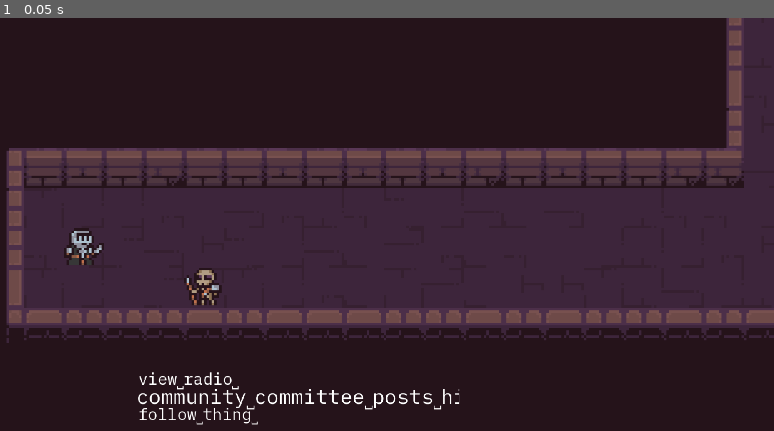
Above: before the commit, frame 1.
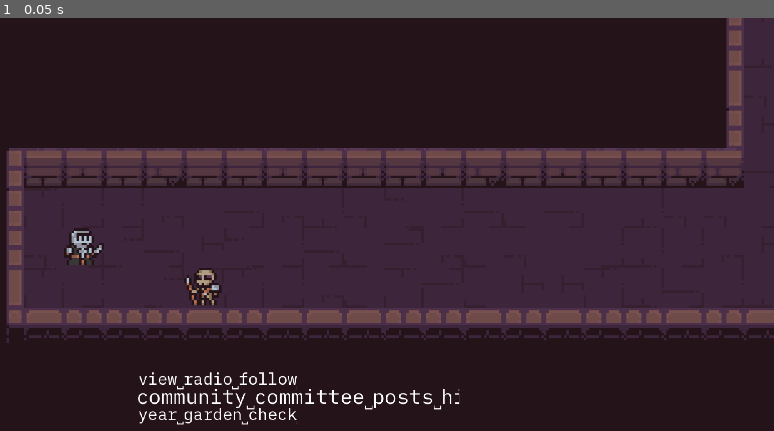
Above: after the commit, the same moment.

Repository: Ivan-Dujmic/Dungeon-Typer
Game: Godot game, scene res://Scenes/Game.tscn
Two runs of this game, one before a commit and one after it. Both use one fixed random seed, a clock stepped at 60 frames per second and the inputs below.
Inputs:
- Up to frame 1 (0.05 s): no input

The runs differ from the first frame. In frame 1, 0.3% of the frame differs, in the area x 17-39%, y 85-99%.

Commit message:
Ctrl+Backspace, fixed enemy texture randomization, special word chance initialization

Diff:
--- /dev/null
+++ b/Scenes/EnemyGenerator.tscn
@@ -0,0 +1,6 @@
+[gd_scene load_steps=2 format=3 uid="uid://paxjg7vp5m3i"]
+
+[ext_resource type="Script" uid="uid://coymtd8ikc2n" path="res://Scripts/EnemyGenerator.gd" id="1_w1od6"]
+
+[node name="EnemyGenerator" type="Node"]
+script = ExtResource("1_w1od6")
--- a/Scenes/Game.tscn
+++ b/Scenes/Game.tscn
@@ -4,7 +4,7 @@
 [ext_resource type="Script" uid="uid://bjmkt0u31kwlj" path="res://Scripts/Game.gd" id="1_kldst"]
 [ext_resource type="PackedScene" uid="uid://bvrendp8d0u0u" path="res://Scenes/Player.tscn" id="2_j5yw3"]
 [ext_resource type="PackedScene" uid="uid://cdnr0kpfo5kd3" path="res://Scenes/DungeonGenerator.tscn" id="3_j5yw3"]
-[ext_resource type="Script" uid="uid://coymtd8ikc2n" path="res://Scripts/EnemyGenerator.gd" id="5_2irst"]
+[ext_resource type="PackedScene" uid="uid://paxjg7vp5m3i" path="res://Scenes/EnemyGenerator.tscn" id="5_2irst"]
 [ext_resource type="Script" uid="uid://dhnwgxltb5676" path="res://Scripts/UI.gd" id="5_fgofq"]
 [ext_resource type="Script" uid="uid://bkjvlxjha3dst" path="res://Scripts/TextController.gd" id="6_7lihs"]
 
@@ -33,8 +33,7 @@
 position = Vector2(54, 76)
 offset = Vector2(70, -70)
 
-[node name="EnemyGenerator" type="Node" parent="TilesViewportContainer/TilesViewport"]
-script = ExtResource("5_2irst")
+[node name="EnemyGenerator" parent="TilesViewportContainer/TilesViewport" instance=ExtResource("5_2irst")]
 
 [node name="UI" type="CanvasLayer" parent="."]
 script = ExtResource("5_fgofq")
--- a/Scenes/Skeleton.tscn
+++ b/Scenes/Skeleton.tscn
@@ -1,14 +1,9 @@
-[gd_scene load_steps=4 format=3 uid="uid://d08pcc1fpnw0j"]
+[gd_scene load_steps=2 format=3 uid="uid://d08pcc1fpnw0j"]
 
 [ext_resource type="Script" uid="uid://d0awbb2cmmjhs" path="res://Scripts/Skeleton.gd" id="1_vif15"]
-[ext_resource type="Texture2D" uid="uid://cimriph1p8r3x" path="res://2D Pixel Dungeon Asset Pack/character and tileset/Dungeon_Character.png" id="2_abfcy"]
-
-[sub_resource type="AtlasTexture" id="AtlasTexture_4ie6e"]
-atlas = ExtResource("2_abfcy")
 
 [node name="Skeleton" type="Node2D"]
 script = ExtResource("1_vif15")
 
 [node name="Sprite" type="Sprite2D" parent="."]
-texture = SubResource("AtlasTexture_4ie6e")
 centered = false
--- a/Scripts/Skeleton.gd
+++ b/Scripts/Skeleton.gd
@@ -10,7 +10,12 @@
 # Position should be a tile coordinate
 func initialize(position_init: Vector2i):
 	sprite = $Sprite
-	sprite.texture.region = Rect2(64 + rng.randi_range(0, 2) * TILE_SIZE, 48, 16, 16)
+
+	var atlas = AtlasTexture.new()
+	atlas.atlas = preload("res://2D Pixel Dungeon Asset Pack/character and tileset/Dungeon_Character.png")
+	atlas.region = Rect2(64 + rng.randi_range(0, 2) * TILE_SIZE, 48, 16, 16)
+
+	sprite.texture = atlas
 	sprite.scale.x = -1
 	position = Vector2(position_init * TILE_SIZE)
 
--- a/Scripts/TypingText.gd
+++ b/Scripts/TypingText.gd
@@ -29,7 +29,7 @@
 
 # Word modifiers
 var rng = RandomNumberGenerator.new()
-var special_word_chance = 0.05	# 1 = 100%
+var special_word_chance	# 1 = 100%
 
 # Positional variables (because of tags)
 var pos_first_left	# First character on left side
@@ -67,12 +67,13 @@
 			text = text.erase(pos_last_correct - 1)
 		text = text.insert(pos_first_left, " ")
 
-func initialize(on_word_complete_init: Callable, font_size_init: int, chars_per_side_init: int, incoming_word_count_init: int, position_init: Vector2):
+func initialize(on_word_complete_init: Callable, font_size_init: int, chars_per_side_init: int, incoming_word_count_init: int, position_init: Vector2, special_word_chance_init: float = 0):
 	on_word_complete = on_word_complete_init
 	font_size = font_size_init
 	chars_per_side = chars_per_side_init
 	incoming_word_count = incoming_word_count_init
 	position = position_init
+	special_word_chance = special_word_chance_init
 
 	# Font and wrap settings
 	font_family = load(font_path)
@@ -121,19 +122,22 @@
 			return { "type": text_controller.InputResult.FINISHED, "word": completed_word["word"] }
 		return { "type": text_controller.InputResult.CORRECT }
 	elif event.keycode == KEY_BACKSPACE:	# Backspace
-		if left_chars.length() != 0:
-			text = text.insert(pos_first_right, left_chars[-1])	# Return the last complete/wrong char to incoming
-			left_chars = left_chars.substr(0, left_chars.length() - 1)
-			if incorrect_mode:
-				text = text.erase(pos_wrong - 1)
-				incorrect_mode = false
-			else:
-				text = text.erase(pos_last_correct - 1)
-			text = text.insert(pos_first_left, " ")
-		if left_chars.length() == 0:	# If last char was just removed
+		if event.ctrl_pressed:	# CTRL + Backspace
+			reset()
 			return { "type": text_controller.InputResult.DELETED }
-		return { "type": text_controller.InputResult.CORRECT }
-	# TODO: CTRL + Backspace
+		else:	# Just Backspace
+			if left_chars.length() != 0:
+				text = text.insert(pos_first_right, left_chars[-1])	# Return the last complete/wrong char to incoming
+				left_chars = left_chars.substr(0, left_chars.length() - 1)
+				if incorrect_mode:
+					text = text.erase(pos_wrong - 1)
+					incorrect_mode = false
+				else:
+					text = text.erase(pos_last_correct - 1)
+				text = text.insert(pos_first_left, " ")
+			if left_chars.length() == 0:	# If last char was just removed
+				return { "type": text_controller.InputResult.DELETED }
+			return { "type": text_controller.InputResult.CORRECT }
 	elif event.unicode == 0:	# Modfier keys shouldn't cause a mistake
 		return { "type": text_controller.InputResult.CORRECT }
 	else:	# Wrong input
--- a/Scripts/UI.gd
+++ b/Scripts/UI.gd
@@ -18,7 +18,8 @@
 		49,
 		26,
 		10,
-		position
+		position,
+		0.05
 	)
 
 	# Preload up movement typing text
@@ -34,7 +35,7 @@
 		on_word_complete_up_func,
 		39,
 		16,
-		2,
+		4,
 		position
 	)
 
@@ -51,7 +52,7 @@
 		on_word_complete_down_func,
 		39,
 		16,
-		2,
+		4,
 		position
 	)
 
